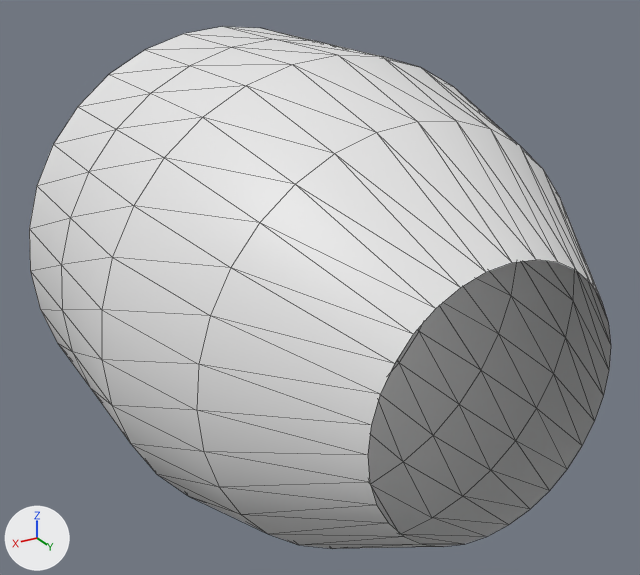
The glTF model Assets/3D/InnerBeam.glb as it was, and as the next commit left it.
One viewpoint serves both versions: a 50 mm lens placed at (1.802, 1.826, 1.464), pointed at (0.094, -1.022, 0.04). The lights are fixed; the arrows at lower left show +X, +Y and +Z. The older version comes first. Mesh edges are drawn as thin lines. Vertices at exactly the same position are counted once.

Names of what the first picture shows: 'InnerBeam'.
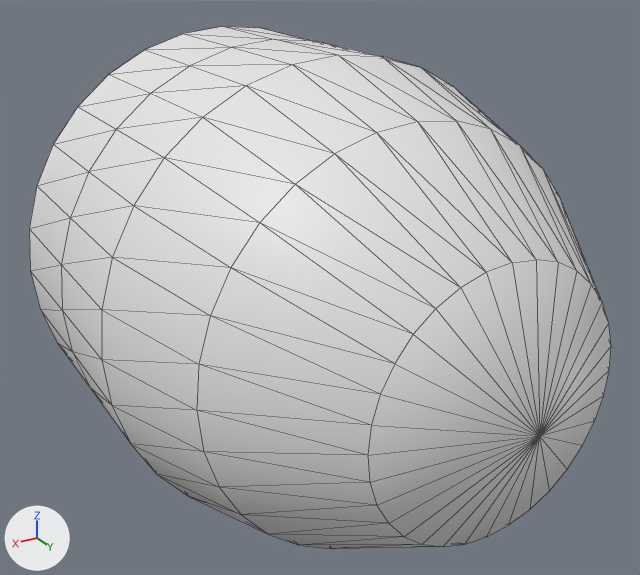
The newer file is also turned or shifted as a whole; pictures and numbers use the older file's frame.

What differs and where, as boxes [x1, y1, x2, y2] in the pictures (640 x 575 px):
part 1 of me_cylinder, added: after [368, 260, 611, 546]

The change, as a diff of the scene's bpy script:
```diff
--- a/Assets/3D/InnerBeam.glb.py
+++ b/Assets/3D/InnerBeam.glb.py
@@ me_cylinder @@
 # used by ob_innerbeam; location = (0.0, 0.0, 0.0)
-me_cylinder.from_pydata(...)  # 160 vertices, 256 faces; spans x -0.99..1.01, y -2.03..-0.03, z -1.04..0.96
+me_cylinder.from_pydata(...)  # 161 vertices, 288 faces; spans x -0.99..1.01, y -2.03..0.16, z -1.04..0.96
+# me_cylinder part 1
+# 1 vertex is added at (0.01, 0.16, -0.04)
+# 32 new faces join them
```
